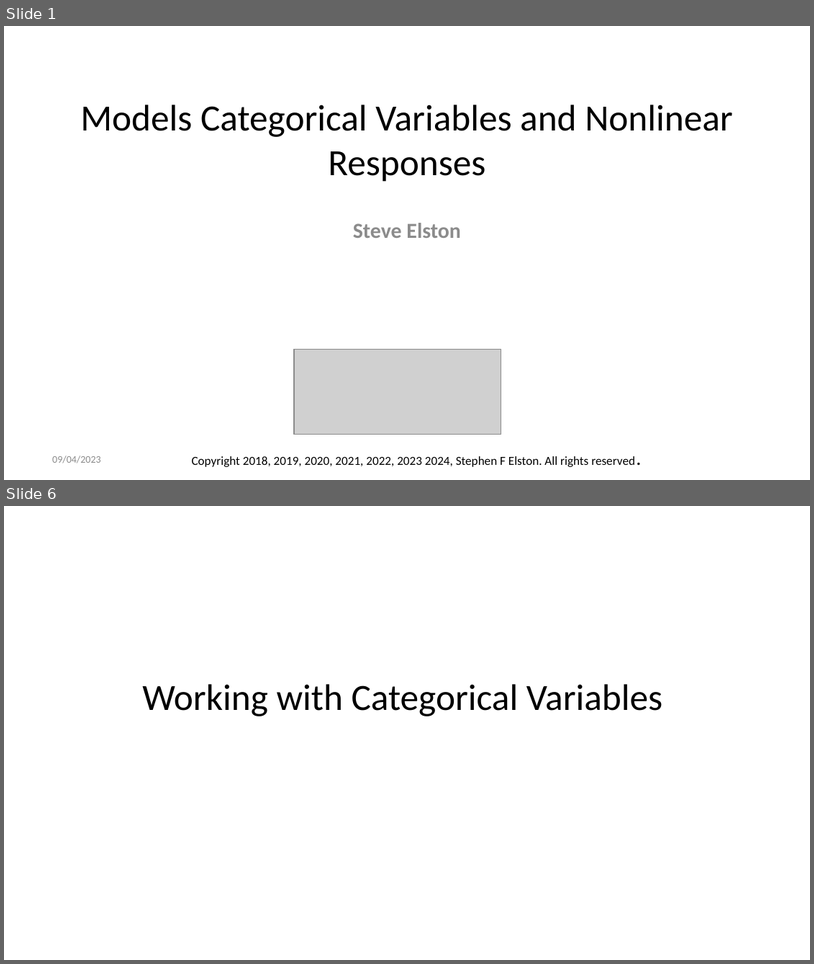
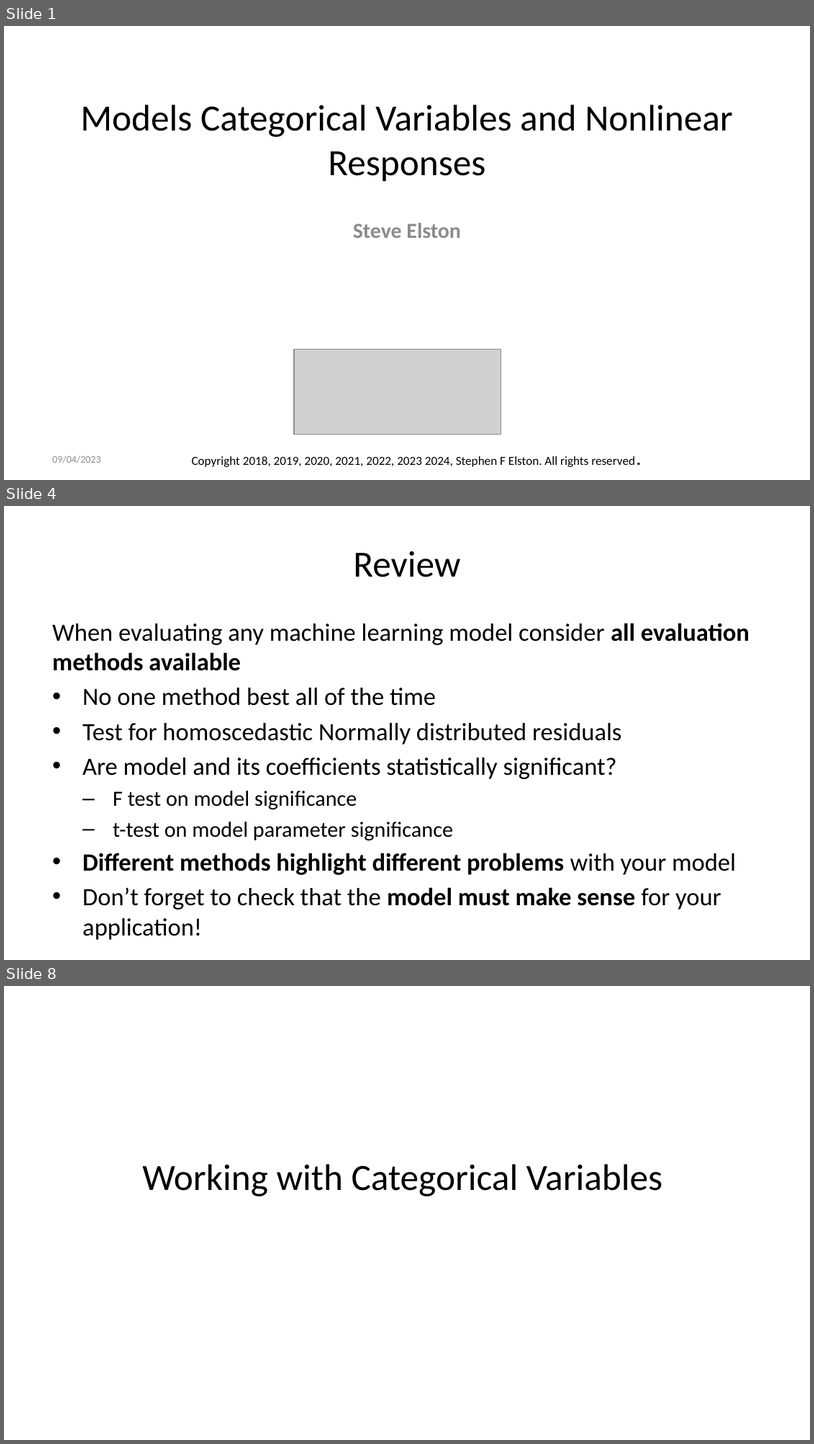
Before and after one commit to StephenElston/CSCI-E-83, a slide deck: LectureSlides/09_GeneralizingTheLinearModel.pptx. Shown one above the other, each under a label of ours: slides 1 and 6 before the commit, slides 1, 4 and 8 after it; the slides between them are not shown. The pictures are 814x964 and 814x1444 pixels, drawn with LibreOffice and Linux fonts; fonts in the diff are those of the drawing; grey boxes stand for pictures. Boxes give left, top, right and bottom in pixels: in the first picture for what was removed or moved away, otherwise in the second. Text is boxed around its words. In the diff, an @@ line names an element or a change of style, - is before the commit and + after.

```diff
--- a/LectureSlides/09_GeneralizingTheLinearModel.pptx
+++ b/LectureSlides/09_GeneralizingTheLinearModel.pptx
@@ slide 4 added at <box>4,506,810,960</box>, background #FFFFFF @@
@@ title added at <box>353,551,460,577</box>, 33 pt, text #000000 @@
+Review
@@ text added at <box>52,623,750,939</box>, 22.2 pt, text #000000 @@
+When evaluating any machine learning model consider all evaluation methods available
+• No one method best all of the time
+• Test for homoscedastic Normally distributed residuals
+• Are model and its coefficients statistically significant?
+  – F test on model significance
+  – t-test on model parameter significance
+• Different methods highlight different problems with your model
+• Don’t forget to check that the model must make sense for your application!
@@ what was slide 6 is now slide 8 @@
```
Also in this commit, not shown: 14 slides changed, 4 other slides added, 2 slides removed.
